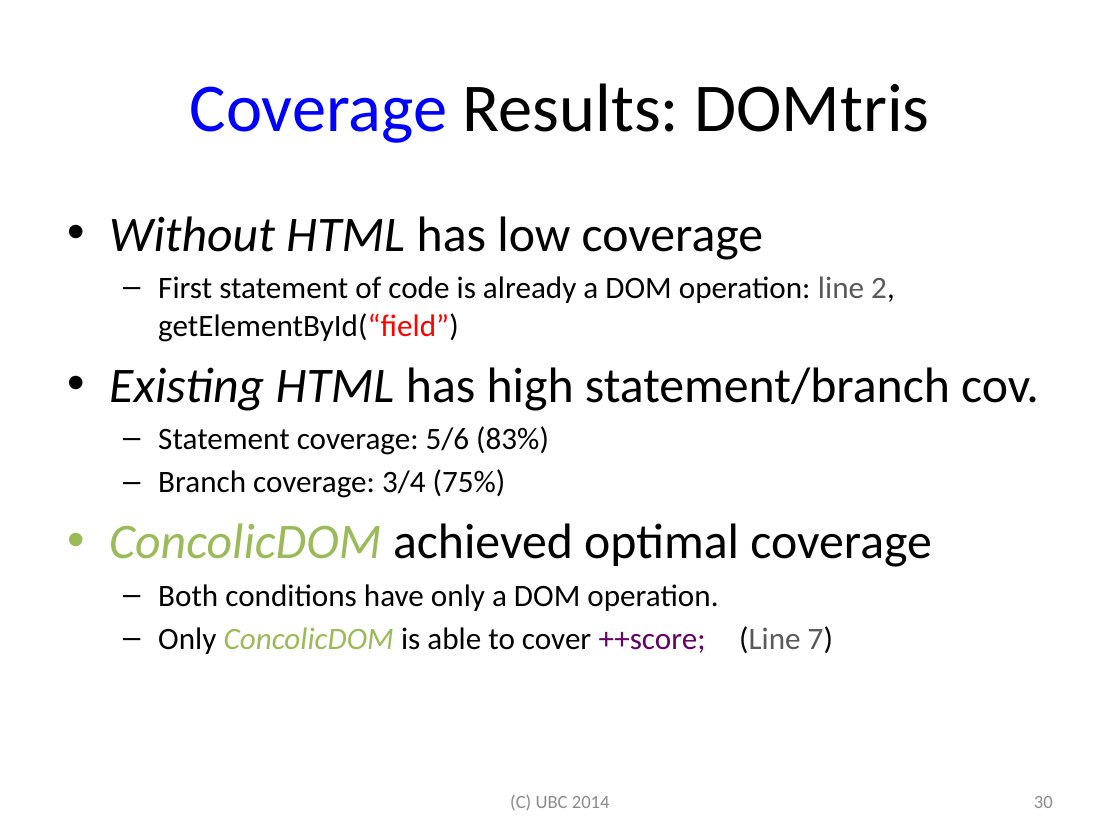
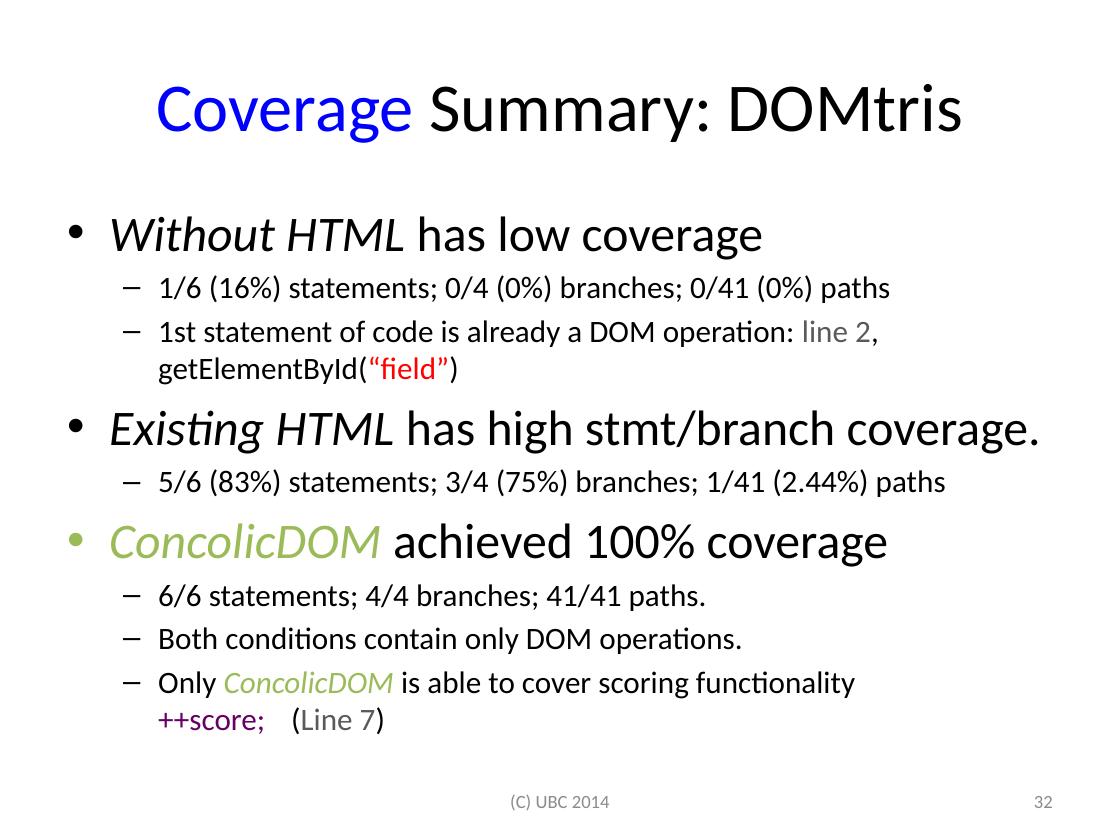
Before and after one commit to jamestklo/ConcolicJS, a slide deck: slide 33 of docs/csRPE-tkloReport.pptx (slide 31 before the commit). Drawn at 1120x840 pixels with LibreOffice and Linux fonts; fonts in the diff are those of the drawing. Boxes give left, top, right and bottom in pixels: in the first picture for what was removed or moved away, otherwise in the second. Text is boxed around its words. In the diff, an @@ line names an element or a change of style, - is before the commit and + after.

```diff
--- a/docs/csRPE-tkloReport.pptx
+++ b/docs/csRPE-tkloReport.pptx
@@ title at <box>156,84,963,143</box>: text changed @@
-Coverage Results: DOMtris
+Coverage Summary: DOMtris
@@ text at <box>109,275,1041,734</box>: text changed @@
-  – First statement of code is already a DOM operation: line 2, getElementById(“field”)
-• Existing HTML has high statement/branch cov.
-  – Statement coverage: 5/6 (83%)
-  – Branch coverage: 3/4 (75%)
-• ConcolicDOM achieved optimal coverage
-  – Both conditions have only a DOM operation.
-  – Only ConcolicDOM is able to cover ++score; (Line 7)
+  – 1/6 (16%) statements; 0/4 (0%) branches; 0/41 (0%) paths
+  – 1st statement of code is already a DOM operation: line 2, getElementById(“field”)
+• Existing HTML has high stmt/branch coverage.
+  – 5/6 (83%) statements; 3/4 (75%) branches; 1/41 (2.44%) paths
+• ConcolicDOM achieved 100% coverage
+  – 6/6 statements; 4/4 branches; 41/41 paths.
+  – Both conditions contain only DOM operations.
+  – Only ConcolicDOM is able to cover scoring functionality
+    ++score; (Line 7)
@@ page number at <box>1034,796,1053,808</box>: text changed @@
-30
+32
```
Also in this commit, not shown: 24 other slides changed, 5 slides added, 3 slides removed, 7 other files.
